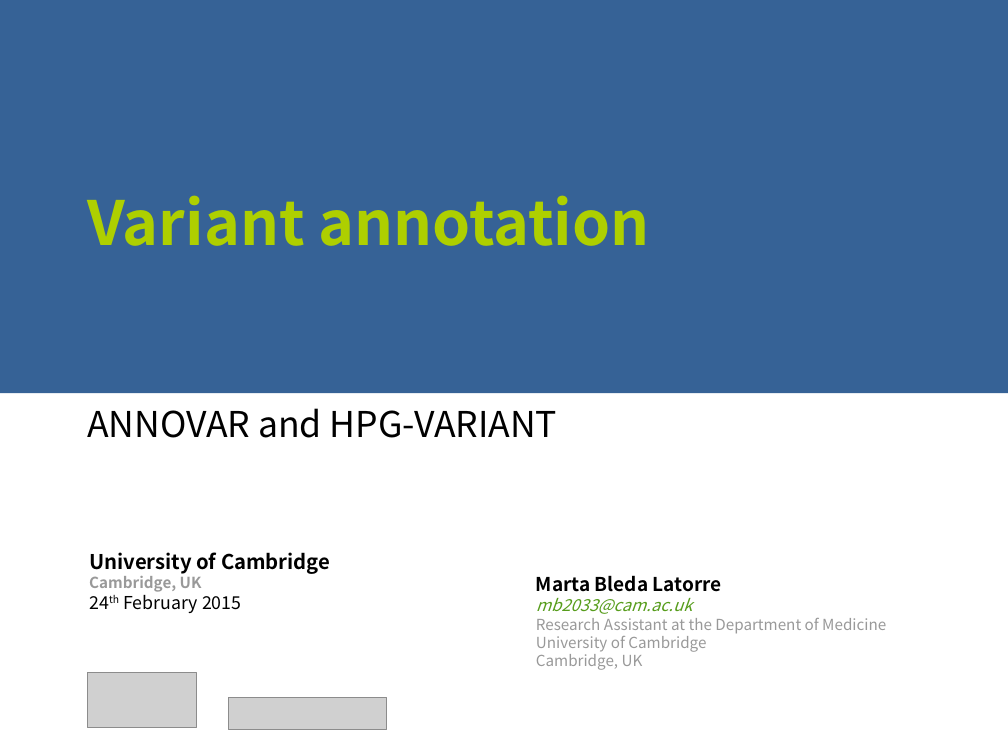
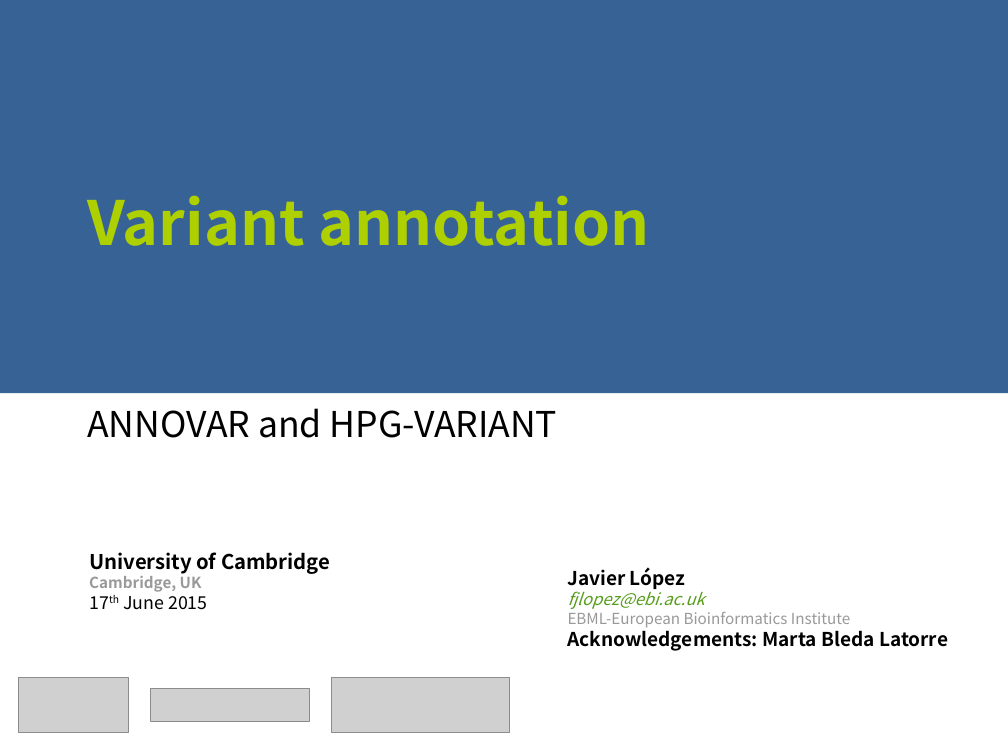
Before and after one commit to ngs-course/ngs-course.github.io, a slide deck: slide 1 of Course_Materials/variant_annotation/presentation/2015-Cambridge_variant_annotation.odp. Drawn at 1008x756 pixels with LibreOffice and Linux fonts; fonts in the diff are those of the drawing; grey boxes stand for pictures. Boxes give left, top, right and bottom in pixels: in the first picture for what was removed or moved away, otherwise in the second. Text is boxed around its words. In the diff, an @@ line names an element or a change of style, - is before the commit and + after.

Commit message:
few updates carried out in variant_annotation and visualization presentations

```diff
--- a/Course_Materials/variant_annotation/presentation/2015-Cambridge_variant_annotation.odp
+++ b/Course_Materials/variant_annotation/presentation/2015-Cambridge_variant_annotation.odp
@@ text added at box(568, 567, 948, 651), 15 pt, text #000000 @@
+Javier López
+fjlopez@ebi.ac.uk
+EBML-European Bioinformatics Institute
+Acknowledgements: Marta Bleda Latorre
@@ text at box(123, 591, 208, 610): text changed @@
-24th February 2015
+17th June 2015
@@ text removed at box(536, 575, 886, 670) @@
-Marta Bleda Latorre
-mb2033@cam.ac.uk
-Research Assistant at the Department of Medicine
-University of Cambridge
-Cambridge, UK
@@ picture: place and size @@
-picture at box(88, 673, 198, 728)
+picture at box(19, 678, 129, 733)
@@ picture: place and size @@
-picture at box(229, 697, 387, 730)
+picture at box(151, 689, 309, 722)
@@ picture added at box(332, 678, 509, 733) @@
```
Also in this commit, not shown: 19 other slides changed, 1 slide added, 4 slides removed, 5 other files.
